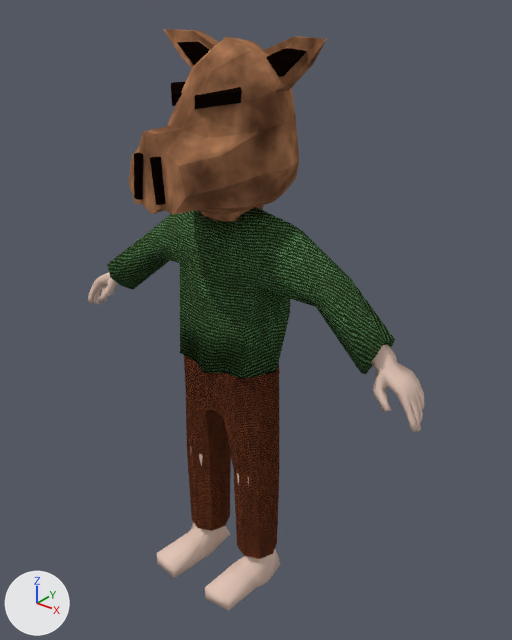
What one commit did to the Blender file projects/marloth/client/assets/blend/models/person.blend.
Rendered twice from a 50 mm camera at (1.71, -1.961, 2.497) aimed at (0.079, 0.078, 1.233). The axes (+X, +Y, +Z) are drawn at lower left. The lights are the same throughout.

The first picture shows 'hog-head', 'hog-head-dark', 'pants', 'person-body', 'shirt'.
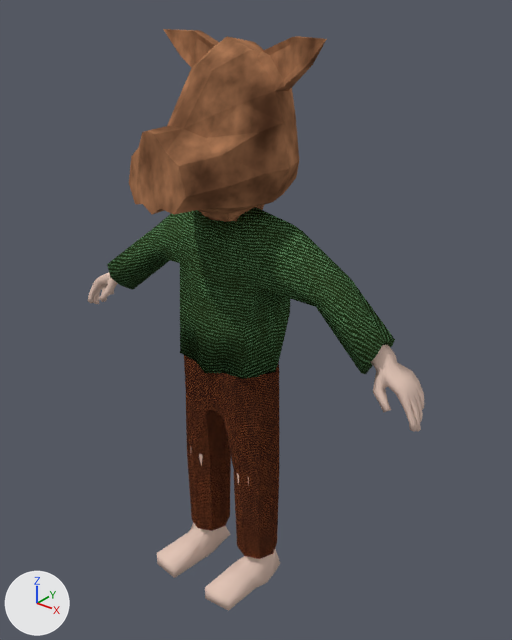
What the commit changed:
Object 'hog-head-dark' (ob_hog_head_dark) is now hidden.

What differs and where, as boxes (x1, y1, x2, y2) in the pictures (512 x 640 px):
'hog-head-dark', hidden (black): before (134, 42, 307, 205)
